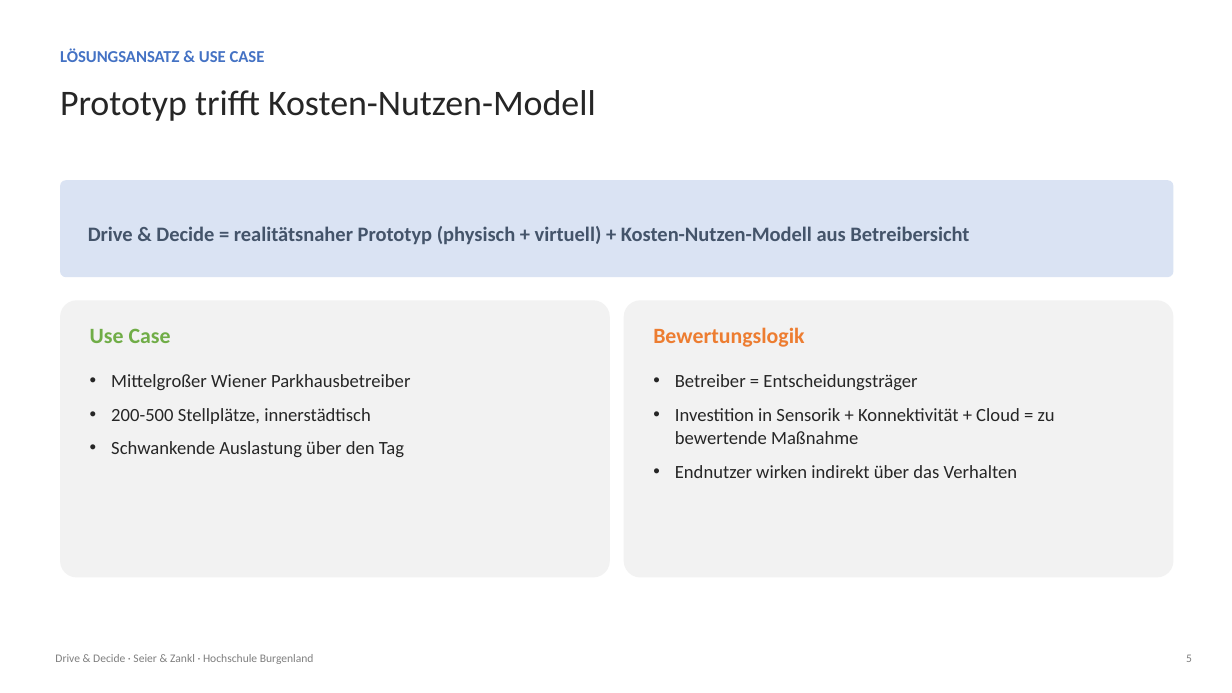
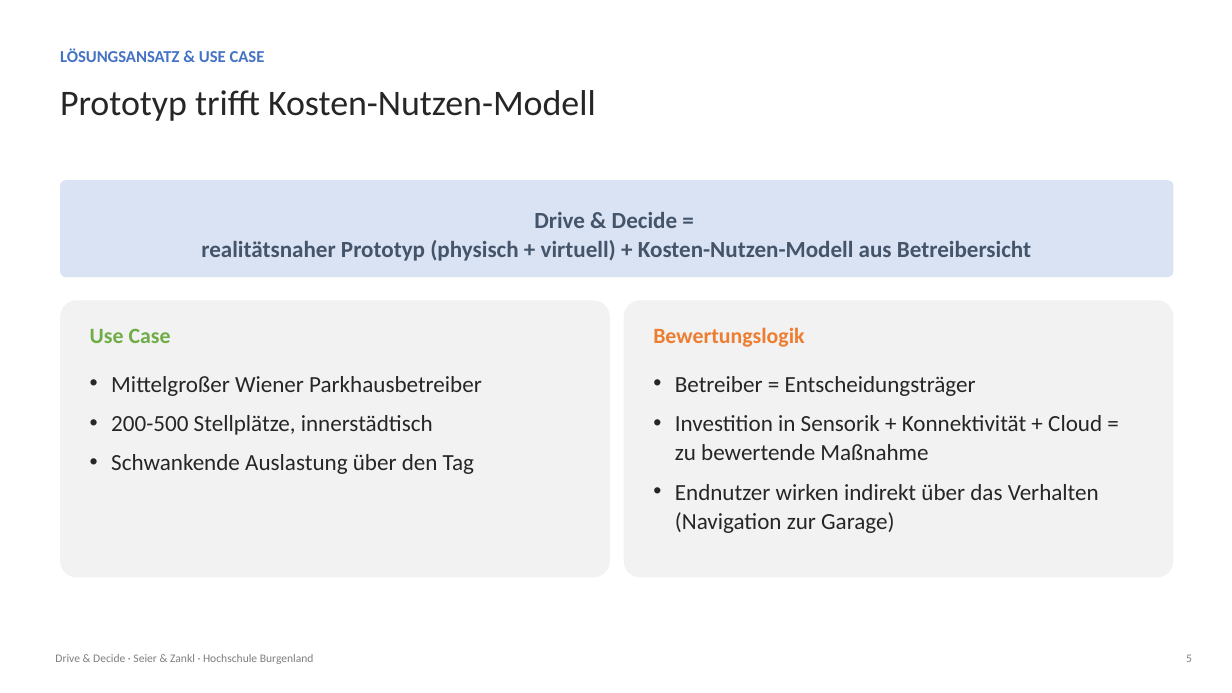
Before and after one commit to hochschule-jz/gruppe-n-inenp, a slide deck: slide 5 of presentation/Präsentation.pptx. Drawn at 1232x693 pixels with LibreOffice and Linux fonts; fonts in the diff are those of the drawing. Boxes give left, top, right and bottom in pixels: in the first picture for what was removed or moved away, otherwise in the second. Text is boxed around its words. In the diff, an @@ line names an element or a change of style, - is before the commit and + after.

```diff
--- a/presentation/Präsentation.pptx
+++ b/presentation/Präsentation.pptx
@@ text at <box>201,212,1031,261</box>: text changed; size 16 to 18 pt @@
-Drive & Decide = realitätsnaher Prototyp (physisch + virtuell) + Kosten-Nutzen-Modell aus Betreibersicht
+Drive & Decide =
+realitätsnaher Prototyp (physisch + virtuell) + Kosten-Nutzen-Modell aus Betreibersicht
@@ text "Mittelgroßer Wiener Parkhausbetreiber" at <box>111,376,482,474</box>: size 14.5 to 18 pt @@
@@ text at <box>675,376,1102,460</box>: size 14.5 to 18 pt in "Betreiber = Entscheidungsträger", "Investition in Sensorik + Konnektivität + Cloud ..." @@
@@ text at <box>675,484,1099,533</box>: text changed; size 14.5 to 18 pt @@
-• Endnutzer wirken indirekt über das Verhalten
+• Endnutzer wirken indirekt über das Verhalten (Navigation zur Garage)
```
Also in this commit, not shown: 10 other slides changed.
